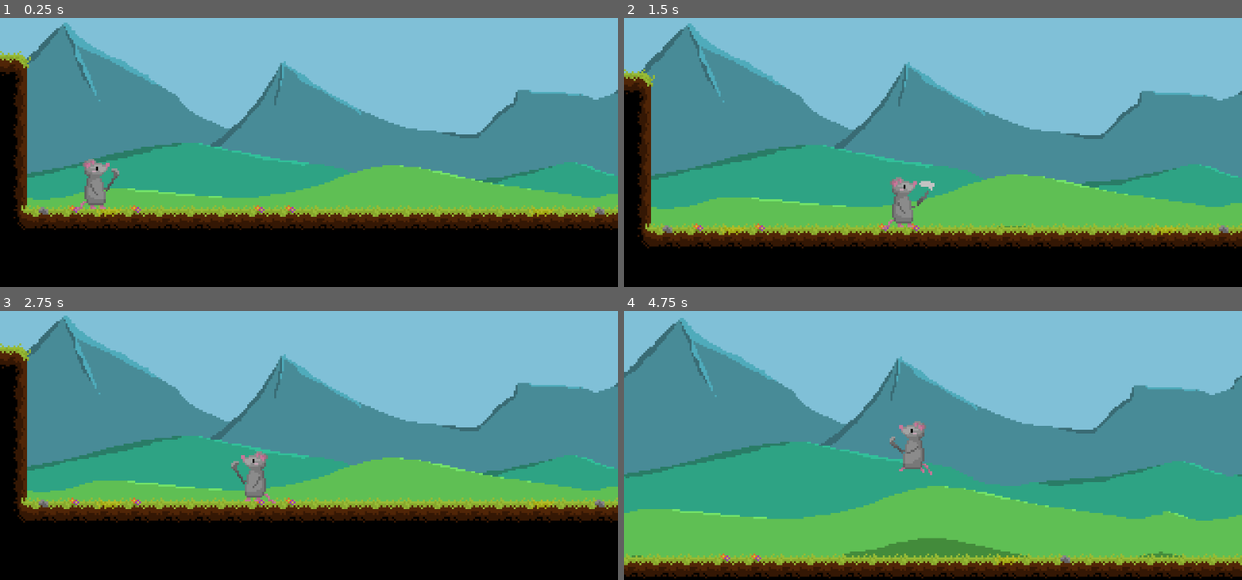
Above: before the commit, frames 1-4 (two rows, left to right).
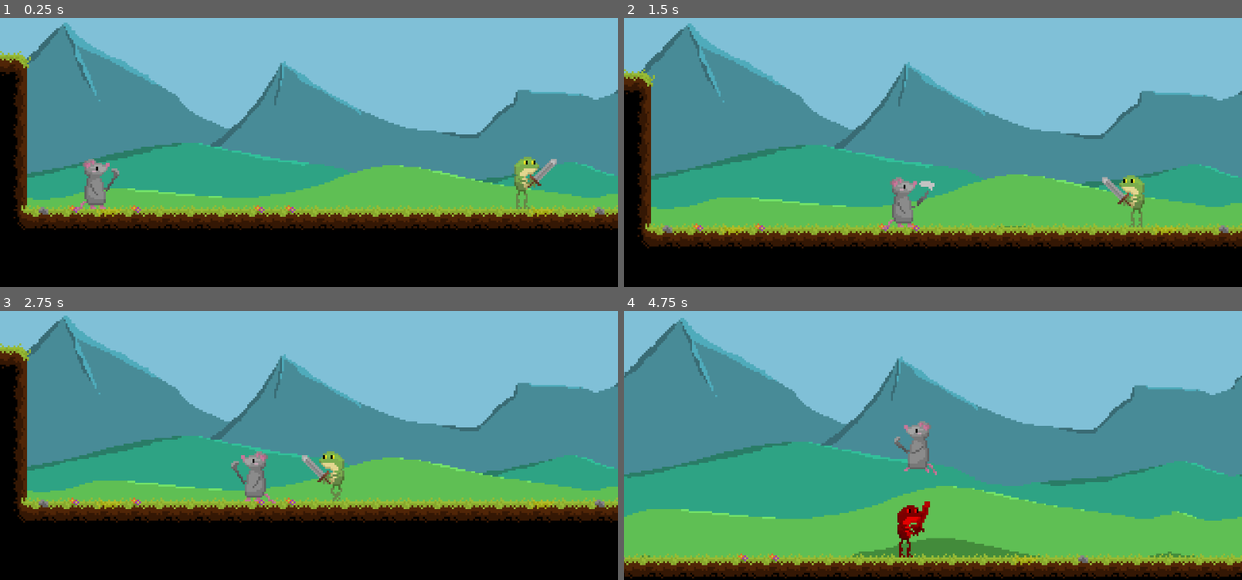
Above: after the commit, the same moments.

Repository: BDSimeonov19/Mouse-Soup
Game: Godot game, scene res://Scenes/field.tscn
The game is run twice, just before and just after one commit, with the same random seed, the same clock (stepped at 60 frames per second) and the same inputs. This scene is started directly instead of the project's main scene.
Inputs:
- Up to frame 1 (0.25 s): no input
- Up to frame 2 (1.5 s): hold D (right) from 0.53 s (still down); tap K (attack) at 0.6, 1.35 s; tap Space (jump) at 0.77 s
- Up to frame 3 (2.75 s): tap Space (jump) at 1.52 s; release D (right) at 2.03 s; hold A (left) from 2.03 s (still down); tap K (attack) at 2.1 s
- Up to frame 4 (4.75 s): release A (left) at 2.78 s; hold D (right) 2.78-4.28 s; tap K (attack) at 2.85, 3.6, 4.35 s; tap Space (jump) at 3.02, 3.77, 4.52 s; tap Escape (pause) at 4.15 s; hold A (left) from 4.28 s (still down)

The runs differ from the first frame. In frame 1, 0.6% of the frame differs, in the area x 83-91%, y 51-72%; in frame 2, 0.6%; in frame 3, 0.6%; in frame 4, 5.2%, in the area x 0-100%, y 2-100%.

Commit message:
Add frog enemy

Diff:
--- a/Scenes/field.tscn
+++ b/Scenes/field.tscn
@@ -6,6 +6,7 @@
 [ext_resource type="Texture2D" uid="uid://vcxevl1r6cqg" path="res://Assets/Graphics/Field/FieldBackgroundMountain.png" id="2_xvgtc"]
 [ext_resource type="Texture2D" uid="uid://dacw4noiixyr4" path="res://Assets/Graphics/Field/FieldBackgroundFarHill.png" id="3_kvtm8"]
 [ext_resource type="Texture2D" uid="uid://duhs6yqfql1hv" path="res://Assets/Graphics/Field/FieldBackgroundNearHill.png" id="4_q1k20"]
+[ext_resource type="PackedScene" uid="uid://ybutudaxkcov" path="res://Scenes/frog.tscn" id="7_xvgtc"]
 
 [sub_resource type="TileSetAtlasSource" id="TileSetAtlasSource_s2mji"]
 texture = ExtResource("1_8juqs")
@@ -100,3 +101,6 @@
 
 [node name="Mouse" parent="." unique_id=1392289620 instance=ExtResource("2_s2mji")]
 position = Vector2(51.66532, 130.96515)
+
+[node name="Frog" parent="." unique_id=838838442 instance=ExtResource("7_xvgtc")]
+position = Vector2(273, 128)
--- /dev/null
+++ b/Scenes/frog.tscn
@@ -0,0 +1,173 @@
+[gd_scene format=3 uid="uid://ybutudaxkcov"]
+
+[ext_resource type="Texture2D" uid="uid://binwkukn3s4s4" path="res://Assets/Graphics/Characters/Frog.png" id="1_c3muq"]
+[ext_resource type="Script" uid="uid://mgyixkil36v7" path="res://Scripts/frog.gd" id="1_xvrdk"]
+[ext_resource type="Script" uid="uid://b2h13x0m682pb" path="res://Scripts/hitbox.gd" id="2_xvrdk"]
+[ext_resource type="Script" uid="uid://beo2dh2xw8ate" path="res://Scripts/State Machine/state_machine.gd" id="3_anyvr"]
+[ext_resource type="Script" uid="uid://cuv8ndmmasysv" path="res://Scripts/State Machine/ground_follow.gd" id="5_kbuj8"]
+[ext_resource type="Script" uid="uid://ephmje32pbet" path="res://Scripts/State Machine/ground_wander.gd" id="6_igvty"]
+[ext_resource type="Script" uid="uid://v8l2yax02hoh" path="res://Scripts/State Machine/ground_attack.gd" id="7_poaat"]
+
+[sub_resource type="AtlasTexture" id="AtlasTexture_hdff1"]
+atlas = ExtResource("1_c3muq")
+region = Rect2(128, 0, 32, 32)
+
+[sub_resource type="AtlasTexture" id="AtlasTexture_kbuj8"]
+atlas = ExtResource("1_c3muq")
+region = Rect2(160, 0, 32, 32)
+
+[sub_resource type="AtlasTexture" id="AtlasTexture_igvty"]
+atlas = ExtResource("1_c3muq")
+region = Rect2(0, 32, 32, 32)
+
+[sub_resource type="AtlasTexture" id="AtlasTexture_poaat"]
+atlas = ExtResource("1_c3muq")
+region = Rect2(32, 32, 32, 32)
+
+[sub_resource type="AtlasTexture" id="AtlasTexture_oox6q"]
+atlas = ExtResource("1_c3muq")
+region = Rect2(64, 32, 32, 32)
+
+[sub_resource type="AtlasTexture" id="AtlasTexture_5bqyd"]
+atlas = ExtResource("1_c3muq")
+region = Rect2(96, 32, 32, 32)
+
+[sub_resource type="AtlasTexture" id="AtlasTexture_o6qwv"]
+atlas = ExtResource("1_c3muq")
+region = Rect2(0, 0, 32, 32)
+
+[sub_resource type="AtlasTexture" id="AtlasTexture_qbtt2"]
+atlas = ExtResource("1_c3muq")
+region = Rect2(128, 32, 32, 32)
+
+[sub_resource type="AtlasTexture" id="AtlasTexture_i3onm"]
+atlas = ExtResource("1_c3muq")
+region = Rect2(0, 0, 32, 32)
+
+[sub_resource type="AtlasTexture" id="AtlasTexture_dx6eh"]
+atlas = ExtResource("1_c3muq")
+region = Rect2(32, 0, 32, 32)
+
+[sub_resource type="AtlasTexture" id="AtlasTexture_cm75c"]
+atlas = ExtResource("1_c3muq")
+region = Rect2(64, 0, 32, 32)
+
+[sub_resource type="AtlasTexture" id="AtlasTexture_bptqa"]
+atlas = ExtResource("1_c3muq")
+region = Rect2(96, 0, 32, 32)
+
+[sub_resource type="SpriteFrames" id="SpriteFrames_o6qwv"]
+animations = [{
+"frames": [{
+"duration": 1.0,
+"texture": SubResource("AtlasTexture_hdff1")
+}, {
+"duration": 1.0,
+"texture": SubResource("AtlasTexture_kbuj8")
+}, {
+"duration": 1.0,
+"texture": SubResource("AtlasTexture_igvty")
+}, {
+"duration": 1.0,
+"texture": SubResource("AtlasTexture_poaat")
+}, {
+"duration": 1.0,
+"texture": SubResource("AtlasTexture_oox6q")
+}, {
+"duration": 1.0,
+"texture": SubResource("AtlasTexture_5bqyd")
+}],
+"loop": false,
+"name": &"attack",
+"speed": 12.0
+}, {
+"frames": [{
+"duration": 1.0,
+"texture": SubResource("AtlasTexture_o6qwv")
+}, {
+"duration": 1.0,
+"texture": SubResource("AtlasTexture_qbtt2")
+}],
+"loop": true,
+"name": &"idle",
+"speed": 2.0
+}, {
+"frames": [{
+"duration": 1.0,
+"texture": SubResource("AtlasTexture_i3onm")
+}, {
+"duration": 1.0,
+"texture": SubResource("AtlasTexture_dx6eh")
+}, {
+"duration": 1.0,
+"texture": SubResource("AtlasTexture_cm75c")
+}, {
+"duration": 1.0,
+"texture": SubResource("AtlasTexture_bptqa")
+}],
+"loop": true,
+"name": &"walk",
+"speed": 4.0
+}]
+
+[sub_resource type="RectangleShape2D" id="RectangleShape2D_qbtt2"]
+size = Vector2(12, 27.5)
+
+[sub_resource type="RectangleShape2D" id="RectangleShape2D_anyvr"]
+size = Vector2(8, 29)
+
+[sub_resource type="RectangleShape2D" id="RectangleShape2D_hdff1"]
+size = Vector2(14, 29)
+
+[node name="Frog" type="CharacterBody2D" unique_id=838838442]
+script = ExtResource("1_xvrdk")
+
+[node name="AnimatedSprite2D" type="AnimatedSprite2D" parent="." unique_id=46155974]
+sprite_frames = SubResource("SpriteFrames_o6qwv")
+animation = &"attack"
+autoplay = "walk"
+frame = 5
+frame_progress = 1.0
+flip_h = true
+
+[node name="CollisionShape2D" type="CollisionShape2D" parent="." unique_id=1671897518]
+position = Vector2(0, 2.25)
+shape = SubResource("RectangleShape2D_qbtt2")
+
+[node name="Hitbox" type="Area2D" parent="." unique_id=1988458580]
+collision_layer = 2
+script = ExtResource("2_xvrdk")
+metadata/_custom_type_script = "uid://b2h13x0m682pb"
+
+[node name="CollisionShape2D" type="CollisionShape2D" parent="Hitbox" unique_id=1607035941]
+position = Vector2(-11, 2.5)
+shape = SubResource("RectangleShape2D_anyvr")
+disabled = true
+
+[node name="Hurtbox" type="Area2D" parent="." unique_id=1897095170]
+collision_layer = 2
+
+[node name="CollisionShape2D" type="CollisionShape2D" parent="Hurtbox" unique_id=1519911045]
+position = Vector2(0, 2.5)
+shape = SubResource("RectangleShape2D_hdff1")
+debug_color = Color(0.86168486, 0.052684836, 0.857891, 0.41960785)
+
+[node name="StateMachine" type="Node" parent="." unique_id=884206405 node_paths=PackedStringArray("initial_state")]
+script = ExtResource("3_anyvr")
+initial_state = NodePath("GroundWander")
+metadata/_custom_type_script = "uid://beo2dh2xw8ate"
+
+[node name="GroundFollow" type="Node" parent="StateMachine" unique_id=597840815 node_paths=PackedStringArray("enemy")]
+script = ExtResource("5_kbuj8")
+enemy = NodePath("../..")
+
+[node name="GroundWander" type="Node" parent="StateMachine" unique_id=1208786178 node_paths=PackedStringArray("enemy")]
+script = ExtResource("6_igvty")
+enemy = NodePath("../..")
+
+[node name="GroundAttack" type="Node" parent="StateMachine" unique_id=2013080261 node_paths=PackedStringArray("enemy", "hitbox_collision_shape")]
+script = ExtResource("7_poaat")
+enemy = NodePath("../..")
+hitbox_collision_shape = NodePath("../../Hitbox/CollisionShape2D")
+
+[connection signal="area_entered" from="Hurtbox" to="." method="_on_hurtbox_area_entered"]
--- a/Scenes/seagull.tscn
+++ b/Scenes/seagull.tscn
@@ -6,8 +6,8 @@
 [ext_resource type="Script" uid="uid://beo2dh2xw8ate" path="res://Scripts/State Machine/state_machine.gd" id="4_fv752"]
 [ext_resource type="Script" uid="uid://b1l2ohdwn27gg" path="res://Scripts/State Machine/flying_follow.gd" id="5_rap47"]
 [ext_resource type="Script" uid="uid://bjljt2e6lg1tt" path="res://Scripts/State Machine/flying_return_home.gd" id="6_1f55h"]
-[ext_resource type="Script" uid="uid://c0m5prbkk1uwf" path="res://Scripts/flying_charge.gd" id="7_fv752"]
-[ext_resource type="Script" uid="uid://koxtwr3p0fri" path="res://Scripts/flying_idle.gd" id="8_a8e7d"]
+[ext_resource type="Script" uid="uid://c0m5prbkk1uwf" path="res://Scripts/State Machine/flying_charge.gd" id="7_fv752"]
+[ext_resource type="Script" uid="uid://koxtwr3p0fri" path="res://Scripts/State Machine/flying_idle.gd" id="8_a8e7d"]
 
 [sub_resource type="AtlasTexture" id="AtlasTexture_a8e7d"]
 atlas = ExtResource("2_rap47")
--- a/Scripts/Characters/mouse.gd
+++ b/Scripts/Characters/mouse.gd
@@ -5,7 +5,7 @@
 const JUMP_VELOCITY = -300.0
 
 
-@onready var animated_sprite := $AnimatedSprite2D
+@onready var sprite := $AnimatedSprite2D
 @onready var attack_cooldown := $AttackCooldown
 @onready var hitbox := $Hitbox;
 
@@ -22,9 +22,9 @@
 func handle_attack_animations() -> void:
 	if Input.is_action_just_pressed("attack") and !is_attacking and attack_cooldown.is_stopped():
 		is_attacking = true
-		animated_sprite.play("attack")
+		sprite.play("attack")
 		$Hitbox/CollisionShape2D.disabled = false
-		await animated_sprite.animation_finished
+		await sprite.animation_finished
 		$Hitbox/CollisionShape2D.disabled = true
 		is_attacking = false
 		attack_cooldown.start()
@@ -62,14 +62,14 @@
 func handle_movement_animations(velocity: Vector2) -> void:
 	if !is_attacking:
 		if velocity:
-			animated_sprite.play("walk")
+			sprite.play("walk")
 			flip_hitbox(velocity.x < 0)
-			animated_sprite.flip_h = velocity.x < 0
+			sprite.flip_h = velocity.x < 0
 		else:
-			animated_sprite.play("idle")
+			sprite.play("idle")
 
 func flip_hitbox(is_facing_left: bool) -> void:
-	if (is_facing_left && !animated_sprite.flip_h) || (!is_facing_left && animated_sprite.flip_h):
+	if (is_facing_left && !sprite.flip_h) || (!is_facing_left && sprite.flip_h):
 		hitbox.scale.x *= -1;
 
 func _on_hurtbox_area_entered(area: Area2D) -> void:
@@ -79,9 +79,9 @@
 func take_damage() -> void:
 	health -= 1;
 	get_node("/root/Main").take_damage(health, -1)
-	animated_sprite.modulate = Color(1, 0, 0, 1)
+	sprite.modulate = Color(1, 0, 0, 1)
 	await get_tree().create_timer(0.5).timeout
-	animated_sprite.modulate = Color(1, 1, 1, 1)
+	sprite.modulate = Color(1, 1, 1, 1)
 	if health == 0:
 		#get_node("/root/Main").kill();
 		health = 3
--- a/Scripts/Forest/forest_exit.gd
+++ b/Scripts/Forest/forest_exit.gd
@@ -1,12 +1,13 @@
 extends Area2D
 
 @onready var docks_scene = preload("res://Scenes/docks.tscn").instantiate()
+@onready var field_scene = preload("res://Scenes/field.tscn").instantiate()
 
 func _on_body_entered(body: Node2D) -> void:
 	if body is Character:
 		call_deferred("change_to_docks_scene")
 
 func change_to_docks_scene():
-	get_node("/root/Main/World").add_child(docks_scene)
+	get_node("/root/Main/World").add_child(field_scene)
 	get_node("/root/Main/World/Forest").queue_free()
-	SaveManager.save_data["current_level_path"] = "res://Scenes/docks.tscn"
+	SaveManager.save_data["current_level_path"] = "res://Scenes/field.tscn"
--- /dev/null
+++ b/Scripts/State Machine/ground_attack.gd
@@ -0,0 +1,36 @@
+class_name GroundAttack extends State
+
+@export var enemy : CharacterBody2D
+@export var hitbox_collision_shape : CollisionShape2D
+var player : Character
+
+var distance_to_player : float
+var attack_timer : SceneTreeTimer
+var windup_timer : SceneTreeTimer
+
+func enter():
+	windup_timer = get_tree().create_timer(0.2)
+	attack_timer = get_tree().create_timer(0)
+
+func exit():
+	pass
+
+func update():
+	pass
+
+func physics_update():
+	player = get_tree().get_first_node_in_group("player")
+	distance_to_player = player.global_position.x - enemy.global_position.x
+
+	if abs(distance_to_player) > 20 and !enemy.is_attacking:
+		transition_state.emit(self, "GroundFollow")
+
+	elif !enemy.is_attacking and windup_timer.time_left == 0 and attack_timer.time_left == 0:
+		enemy.is_attacking = true
+		enemy.sprite.play("attack")
+		hitbox_collision_shape.disabled = false
+		await enemy.sprite.animation_finished
+		hitbox_collision_shape.disabled = true
+		enemy.is_attacking = false
+		enemy.sprite.play("idle")
+		attack_timer = get_tree().create_timer(enemy.attack_cooldown)
--- /dev/null
+++ b/Scripts/State Machine/ground_follow.gd
@@ -0,0 +1,31 @@
+class_name GroundFollow extends State
+
+@export var enemy : CharacterBody2D
+var player : Character
+
+var distance_to_player : float
+
+func enter():
+	pass
+
+func exit():
+	pass
+
+func update():
+	pass
+
+func physics_update():
+	player = get_tree().get_first_node_in_group("player")
+	distance_to_player = player.global_position.x - enemy.global_position.x
+	var direction_to_player = distance_to_player / abs(distance_to_player)
+
+	if abs(distance_to_player) < 20:
+		enemy.velocity = Vector2()
+		transition_state.emit(self, "GroundAttack")
+	elif abs(distance_to_player) < 250:
+		enemy.sprite.play("walk")
+		enemy.velocity.x = direction_to_player * enemy.SPEED
+	elif abs(distance_to_player) < 260:
+		enemy.velocity = Vector2()
+	else:
+		transition_state.emit(self, "GroundWander")
--- /dev/null
+++ b/Scripts/State Machine/ground_wander.gd
@@ -0,0 +1,39 @@
+class_name GroundWander extends State
+
+@export var enemy : CharacterBody2D
+var player : Character
+
+var distance_to_player : float
+
+
+var wander_timer : SceneTreeTimer
+var pause_timer : SceneTreeTimer
+
+func enter():
+	pass
+
+func exit():
+	pass
+
+func update():
+	pass
+
+func physics_update():
+	player = get_tree().get_first_node_in_group("player")
+	distance_to_player = player.global_position.x - enemy.global_position.x
+
+	if abs(distance_to_player) < 150:
+		transition_state.emit(self, "GroundFollow")
+	elif !wander_timer:
+		var wander_direction = -1 if randf() < 0.5 else 1
+		var wander_velocity = randf() * enemy.SPEED * 0.75
+		enemy.velocity.x = wander_direction * wander_velocity
+		wander_timer = get_tree().create_timer(enemy.max_wander_time * randf())
+	elif wander_timer.time_left == 0 and !pause_timer:
+		enemy.sprite.play("idle")
+		enemy.velocity = Vector2()
+		pause_timer = get_tree().create_timer(enemy.max_pause_time * randf())
+	elif pause_timer and pause_timer.time_left == 0:
+		enemy.sprite.play("walk")
+		wander_timer = null
+		pause_timer = null
--- /dev/null
+++ b/Scripts/frog.gd
@@ -0,0 +1,41 @@
+extends CharacterBody2D
+
+@onready var sprite: AnimatedSprite2D = $AnimatedSprite2D
+@onready var hitbox: Hitbox = $Hitbox
+
+const SPEED = 75.0
+var health = 3
+var is_attacking = false
+var max_wander_time := 1
+var max_pause_time := 2
+var attack_cooldown := 1
+
+func _physics_process(delta: float) -> void:
+	# Add the gravity.
+	if not is_on_floor():
+		velocity += get_gravity() * delta
+
+	if velocity:
+		flip_hitbox(velocity.x < 0)
+		sprite.flip_h = velocity.x < 0
+
+	move_and_slide()
+
+func flip_hitbox(is_facing_left: bool) -> void:
+	if (is_facing_left && !sprite.flip_h) || (!is_facing_left && sprite.flip_h):
+		hitbox.scale.x *= -1;
+
+func _on_hurtbox_area_entered(area: Area2D) -> void:
+	if area is Hitbox:
+		take_damage();
+
+func take_damage() -> void:
+	health -= 1;
+	if health == 0:
+		kill();
+	sprite.modulate = Color(1, 0, 0, 1)
+	await get_tree().create_timer(0.5).timeout
+	sprite.modulate = Color(1, 1, 1, 1)
+
+func kill() -> void:
+	queue_free()
Binary file added: Assets/Graphics/Characters/Frog.png
Not shown, added: Assets/Graphics/Characters/Frog.png.import
Renamed: Scripts/flying_charge.gd -> Scripts/State Machine/flying_charge.gd
Renamed: Scripts/flying_charge.gd.uid -> Scripts/State Machine/flying_charge.gd.uid
Renamed: Scripts/flying_idle.gd -> Scripts/State Machine/flying_idle.gd
Renamed: Scripts/flying_idle.gd.uid -> Scripts/State Machine/flying_idle.gd.uid
Not shown, added: Scripts/State Machine/ground_attack.gd.uid
Not shown, added: Scripts/State Machine/ground_follow.gd.uid
Not shown, added: Scripts/State Machine/ground_wander.gd.uid
Not shown, added: Scripts/frog.gd.uid
